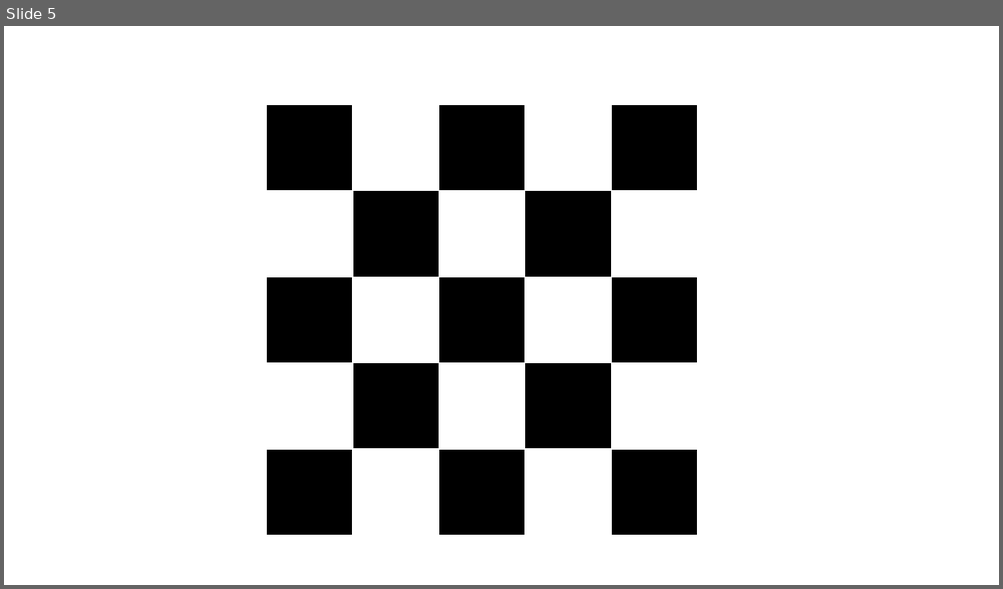
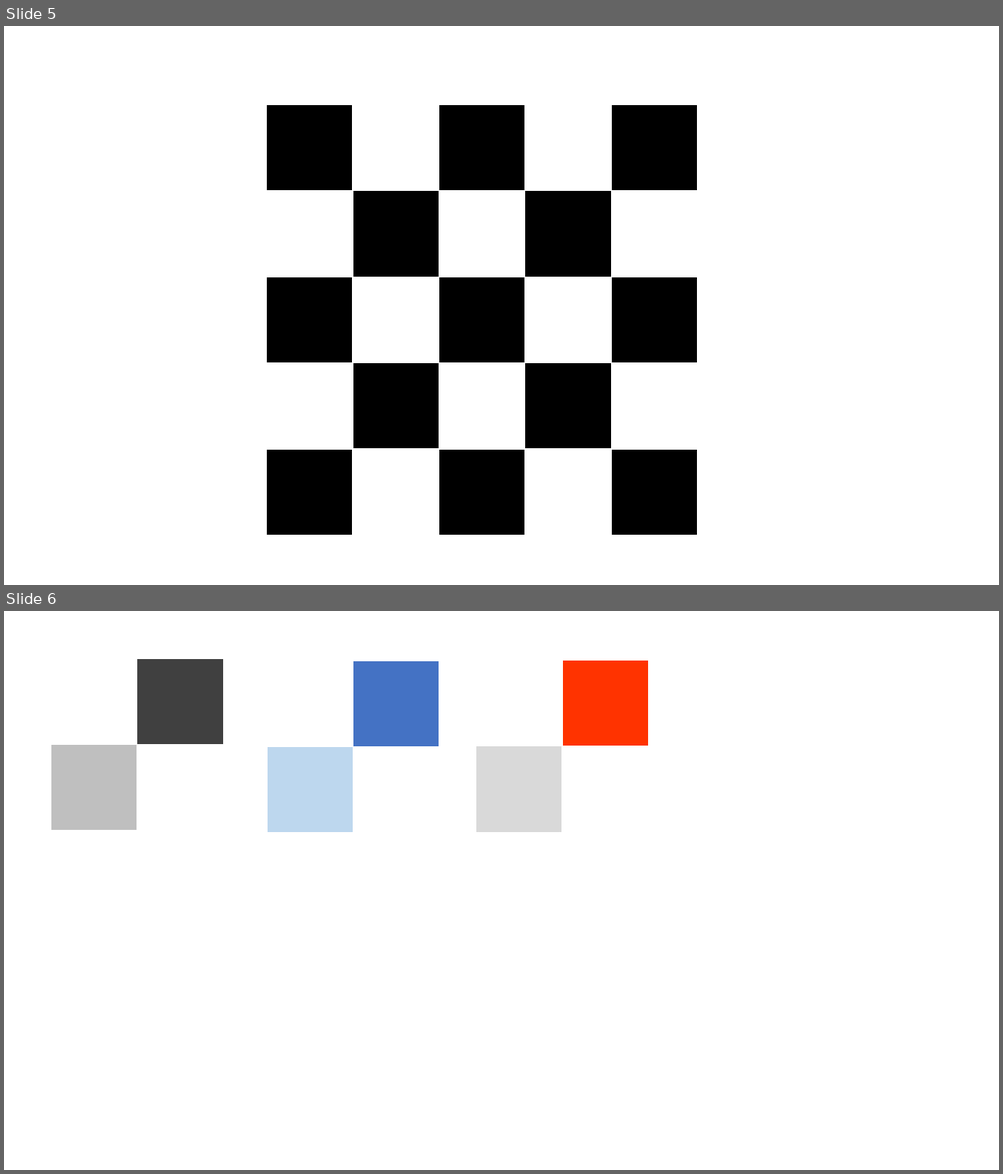
Before and after one commit to Maze-of-memories/origin, a slide deck: icon.pptx. Shown one above the other, each under a label of ours: slide 5 before the commit, slides 5 and 6 after it. The pictures are 1003x589 and 1003x1174 pixels, drawn with LibreOffice and Linux fonts; fonts in the diff are those of the drawing. Boxes give left, top, right and bottom in pixels: in the first picture for what was removed or moved away, otherwise in the second. Text is boxed around its words. In the diff, an @@ line names an element or a change of style, - is before the commit and + after.

```diff
--- a/icon.pptx
+++ b/icon.pptx
@@ slide 6 added at box(4, 611, 999, 1170), background #FFFFFF @@
@@ table added at box(51, 659, 224, 831), 2 rows, 2 columns @@
+ | 
+ | 
@@ table added at box(267, 661, 440, 833), 2 rows, 2 columns @@
+ | 
+ | 
@@ table added at box(476, 661, 649, 832), 2 rows, 2 columns @@
+ | 
+ | 
```
Also in this commit, not shown: 20 other files.
